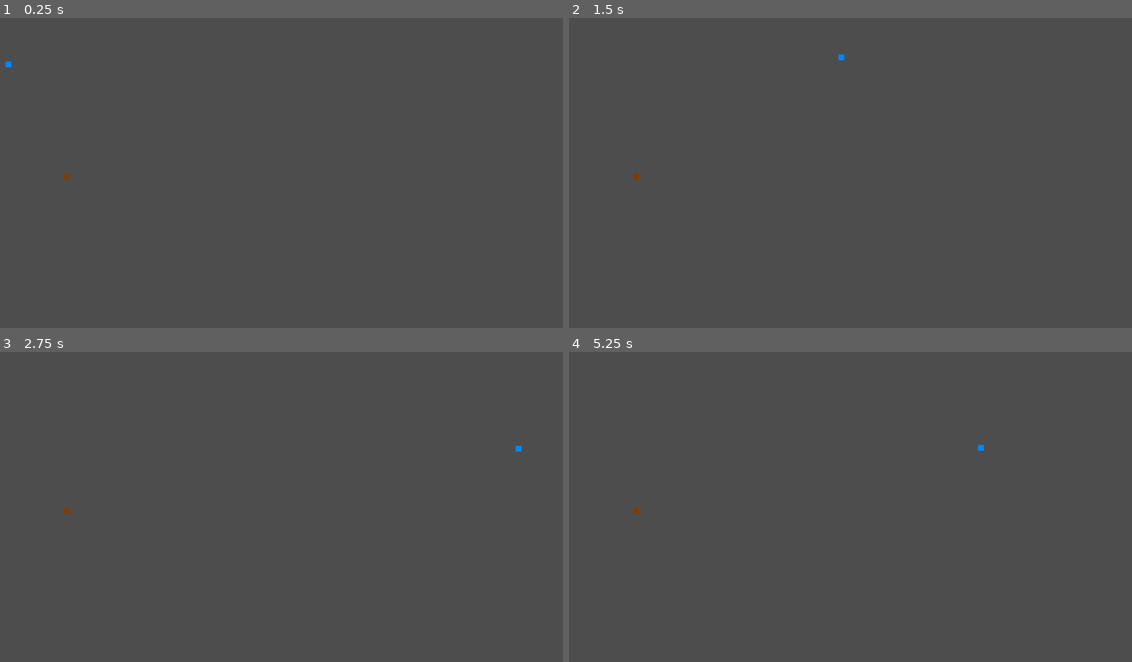
Above: before the commit, frames 1-4 (two rows, left to right).
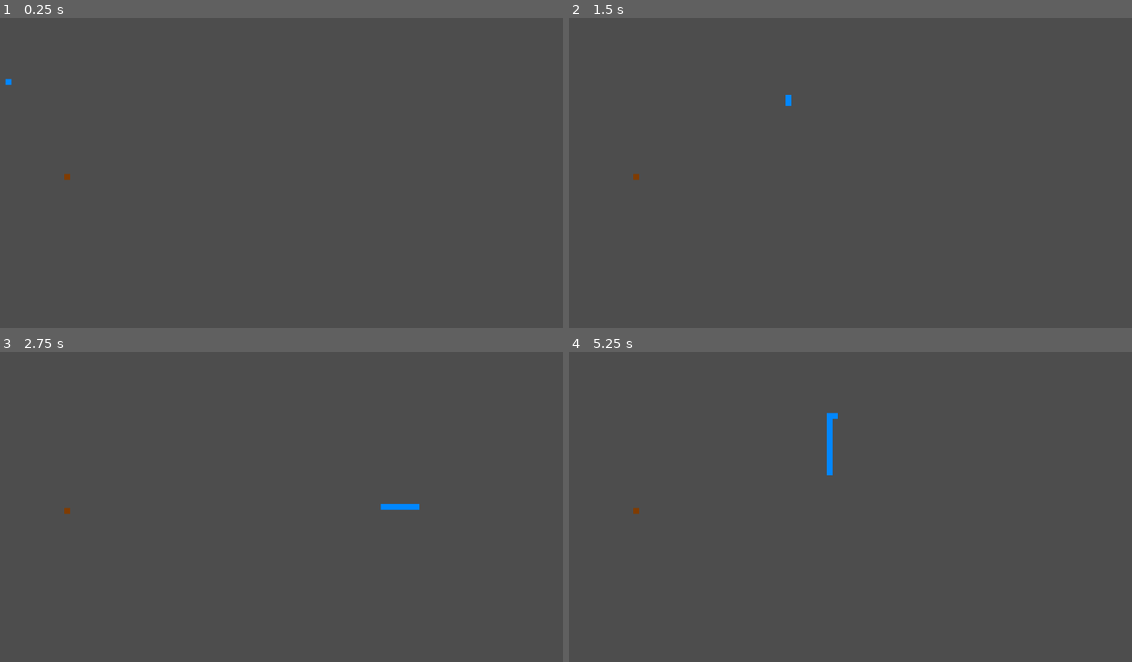
Above: after the commit, the same moments.

Repository: TDDavid/snake_the_game
Game: Godot game, scene res://SnakeGame.tscn
The game is run twice, just before and just after one commit, with the same random seed, the same clock (stepped at 60 frames per second) and the same inputs.
Inputs:
- Up to frame 1 (0.25 s): no input
- Up to frame 2 (1.5 s): tap Enter (ui_accept) at 0.5, 0.77, 0.8, 1.07, 1.35 s; hold Right (ui_right) 0.53-1.28 s; hold Shift (ui_custom_run) 0.53-1.28 s; hold Down (ui_down) from 1.28 s (still down)
- Up to frame 3 (2.75 s): tap Enter (ui_accept) at 1.52, 1.82, 2, 2.3 s; tap Shift (ui_custom_run) at 1.55 s; release Down (ui_down) at 2.03 s; hold Right (ui_right) from 2.03 s (still down); hold Shift (ui_custom_run) from 2.03 s (still down)
- Up to frame 4 (5.25 s): release Right (ui_right) at 2.78 s; release Shift (ui_custom_run) at 2.78 s; hold Up (ui_up) 2.78-3.53 s; tap Shift (ui_custom_run) at 2.85, 4.35 s; tap Enter (ui_accept) at 3.02, 3.32, 3.5, 3.6, 3.77, 4.07, 4.52, 4.82 s; hold Left (ui_left) 3.53-5.03 s; hold Down (ui_down) from 5.03 s (still down); hold Shift (ui_custom_run) from 5.03 s (still down)

The runs differ from the first frame. In frame 1, less than 0.1% of the frame differs, in the area x 0-3%, y 13-22%; in frame 2, less than 0.1%; in frame 3, 0.2%; in frame 4, 0.3%, in the area x 45-74%, y 19-40%.

Commit message:
Enable 8-way movement. Adjust speed by process delta.

Diff:
--- a/SnakeGame.gd
+++ b/SnakeGame.gd
@@ -7,17 +7,16 @@
 var snakeBodyInstance = SnakeBody.instantiate()
 var foodInstance = Food.instantiate()
 
-var snake_speed = 2
+var snake_speed = 200
 
 func spawn_food():
 	var food_x = randi_range(100, 500)
 	var food_y = randi_range(100, 500)
 	foodInstance.position = Vector2(food_x, food_y)
-	#add_child(foodInstance)
 
 # Called when the node enters the scene tree for the first time.
 func _ready():
-	#foodInstance.food_eaten.connect(consume_food)
+	#foodInstance.area_entered.connect(consume_food)
 
 	spawn_food()
 	add_child(foodInstance)
@@ -26,30 +25,28 @@
 	add_child(snakeBodyInstance)
 
 func consume_food():
-	print("test slot")
-	#remove_child(foodInstance)
+	remove_child(foodInstance)
 	spawn_food()
 
 # Called every frame. 'delta' is the elapsed time since the previous frame.
 func _process(delta):
+	#print("FPS %d" % Engine.get_frames_per_second())
 	handle_input()
 	update_position(delta)
 
 func handle_input():
-	if Input.is_action_pressed("ui_up"):
-		movement_direction = Vector2.UP
-	elif Input.is_action_pressed("ui_down"):
-		movement_direction = Vector2.DOWN
-	elif Input.is_action_pressed("ui_left"):
-		movement_direction = Vector2.LEFT
-	elif Input.is_action_pressed("ui_right"):
-		movement_direction = Vector2.RIGHT
+	movement_direction = Input.get_vector("ui_left", "ui_right", "ui_up", "ui_down")
+
+	movement_direction = movement_direction.normalized()
+
+	if Input.is_action_just_pressed("ui_accept"):
+		foodInstance.print_tree_pretty()
+		snakeBodyInstance._on_area_entered(foodInstance.get_child(1))
 
 	if Input.is_action_pressed("ui_custom_run"):
-		snake_speed = 10
+		snake_speed = 500
 	elif Input.is_action_just_released("ui_custom_run"):
-		snake_speed = 2
+		snake_speed = 200
 
 func update_position(delta):
-	#snakeBodyInstance.position += movement_direction * snake_speed
-	snakeBodyInstance.move_snake(movement_direction, snake_speed)
+	snakeBodyInstance.move_snake(movement_direction, snake_speed * delta)
